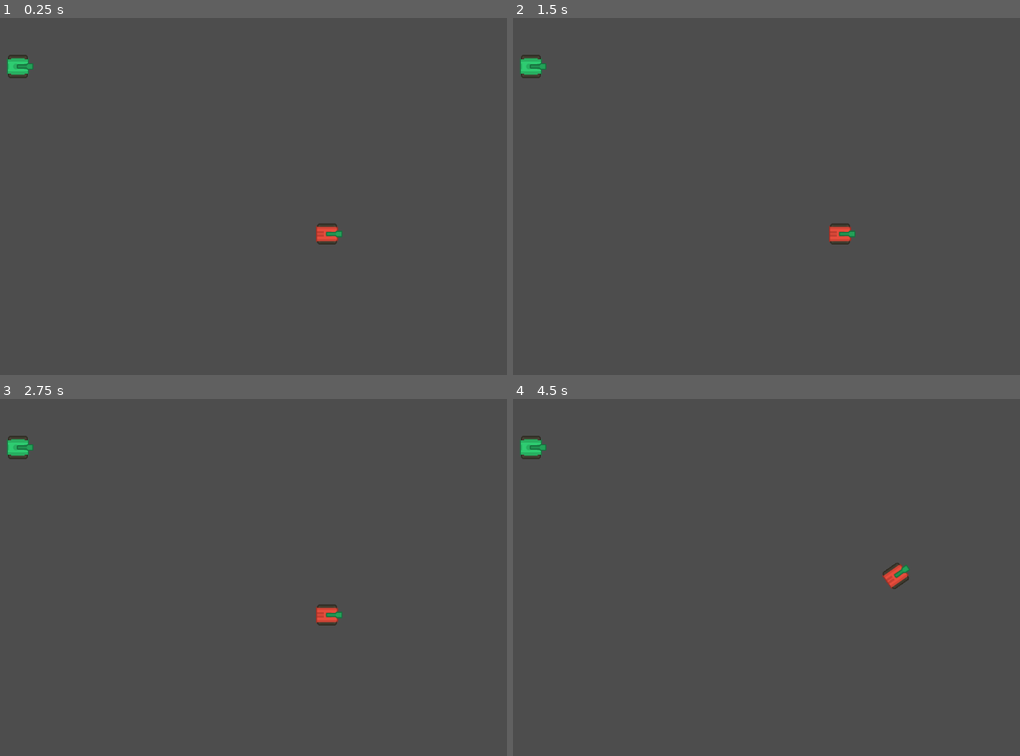
Above: before the commit, frames 1-4 (two rows, left to right).
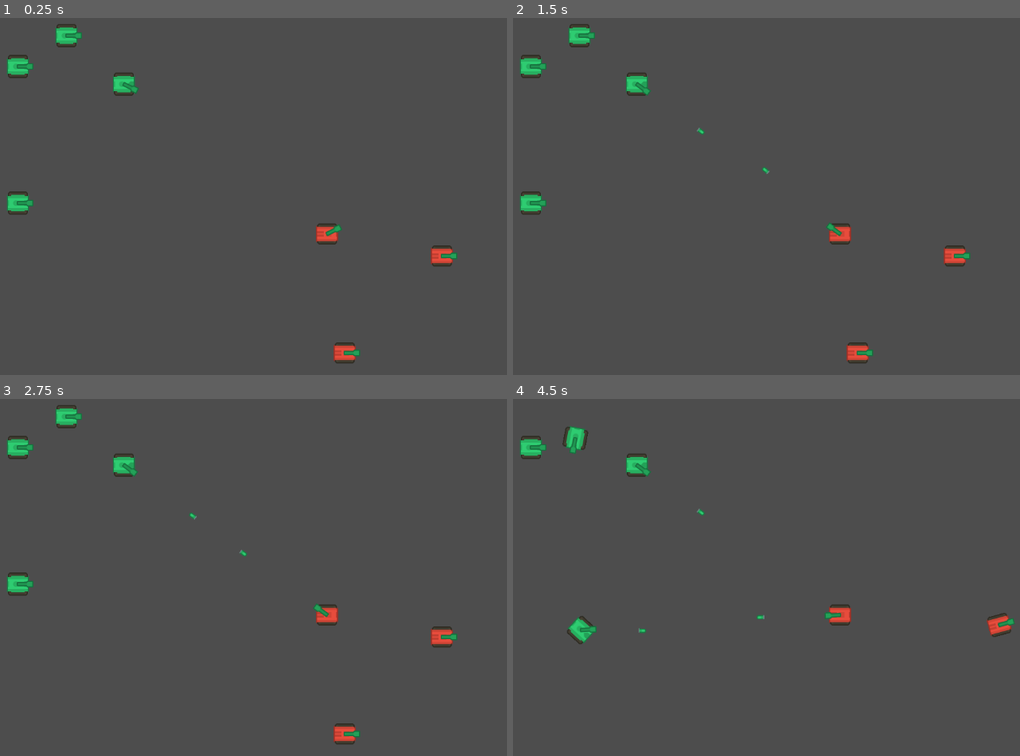
Above: after the commit, the same moments.

Repository: BrianMosbeux/Steel_Storm
Game: Godot game, scene res://scenes/main.tscn
Same seed, same stepped clock (60 frames per second), same inputs: the game is played once before the commit and once after it.
Inputs:
- Up to frame 1 (0.25 s): no input
- Up to frame 2 (1.5 s): tap Enter at 0.5 s
- Up to frame 3 (2.75 s): tap Space at 2 s
- Up to frame 4 (4.5 s): tap Enter at 2.75 s

The runs differ from the first frame. In frame 1, 1.4% of the frame differs, in the area x 1-91%, y 1-97%; in frame 2, 1.5%; in frame 3, 1.5%; in frame 4, 1.7%, in the area x 9-100%, y 7-69%.

Commit message:
Create and test ally scene
copy enemy scene, swith team, populate main scene with allies and enemies

Diff:
--- /dev/null
+++ b/scenes/ally.tscn
@@ -0,0 +1,46 @@
+[gd_scene load_steps=9 format=3 uid="uid://c70mhmkbqph6e"]
+
+[ext_resource type="Script" path="res://scripts/enemy.gd" id="1_ippy1"]
+[ext_resource type="Texture2D" uid="uid://dn5iiv23s65w8" path="res://assets/sprites/green_tank/tankBody_green_outline.png" id="2_3bmt2"]
+[ext_resource type="PackedScene" uid="uid://b8bndbs0iyr2s" path="res://scenes/weapon.tscn" id="3_xuioy"]
+[ext_resource type="PackedScene" uid="uid://bgq8mwc07yl6s" path="res://scenes/health.tscn" id="4_04kth"]
+[ext_resource type="Script" path="res://scripts/ai.gd" id="5_pshsx"]
+[ext_resource type="PackedScene" uid="uid://hcjwhwueve55" path="res://scenes/team.tscn" id="6_yqtis"]
+
+[sub_resource type="RectangleShape2D" id="RectangleShape2D_ynfwj"]
+size = Vector2(40, 42)
+
+[sub_resource type="CircleShape2D" id="CircleShape2D_dyuqg"]
+radius = 450.0
+
+[node name="Ally" type="CharacterBody2D" groups=["enemies"]]
+script = ExtResource("1_ippy1")
+
+[node name="TankBodySprite" type="Sprite2D" parent="."]
+rotation = -1.5708
+texture = ExtResource("2_3bmt2")
+
+[node name="CollisionShape2D" type="CollisionShape2D" parent="."]
+shape = SubResource("RectangleShape2D_ynfwj")
+
+[node name="Weapon" parent="." instance=ExtResource("3_xuioy")]
+
+[node name="Health" parent="." instance=ExtResource("4_04kth")]
+
+[node name="AI" type="Node2D" parent="."]
+script = ExtResource("5_pshsx")
+
+[node name="DetectionZone" type="Area2D" parent="AI"]
+
+[node name="DetectionShape" type="CollisionShape2D" parent="AI/DetectionZone"]
+shape = SubResource("CircleShape2D_dyuqg")
+
+[node name="PatrolTimer" type="Timer" parent="AI"]
+wait_time = 3.0
+one_shot = true
+
+[node name="Team" parent="." instance=ExtResource("6_yqtis")]
+
+[connection signal="body_entered" from="AI/DetectionZone" to="AI" method="_on_detection_zone_body_entered"]
+[connection signal="body_exited" from="AI/DetectionZone" to="AI" method="_on_detection_zone_body_exited"]
+[connection signal="timeout" from="AI/PatrolTimer" to="AI" method="_on_patrol_timer_timeout"]
--- a/scenes/main.tscn
+++ b/scenes/main.tscn
@@ -1,9 +1,10 @@
-[gd_scene load_steps=5 format=3 uid="uid://8k3dveuwrcqv"]
+[gd_scene load_steps=6 format=3 uid="uid://8k3dveuwrcqv"]
 
 [ext_resource type="PackedScene" uid="uid://ccbtfuru36i8s" path="res://scenes/player.tscn" id="1_2efj0"]
 [ext_resource type="Script" path="res://scripts/main.gd" id="1_qjmy5"]
 [ext_resource type="Script" path="res://scripts/bullet_manager.gd" id="2_5x1xw"]
 [ext_resource type="PackedScene" uid="uid://e417i38tw8xv" path="res://scenes/enemy.tscn" id="3_eeaeo"]
+[ext_resource type="PackedScene" uid="uid://c70mhmkbqph6e" path="res://scenes/ally.tscn" id="4_4wfy7"]
 
 [node name="Main" type="Node2D"]
 script = ExtResource("1_qjmy5")
@@ -14,5 +15,20 @@
 [node name="Enemy" parent="." instance=ExtResource("3_eeaeo")]
 position = Vector2(640, 392)
 
+[node name="Enemy2" parent="." instance=ExtResource("3_eeaeo")]
+position = Vector2(672, 608)
+
+[node name="Enemy3" parent="." instance=ExtResource("3_eeaeo")]
+position = Vector2(848, 432)
+
+[node name="Ally" parent="." instance=ExtResource("4_4wfy7")]
+position = Vector2(80, 336)
+
+[node name="Ally2" parent="." instance=ExtResource("4_4wfy7")]
+position = Vector2(168, 32)
+
+[node name="Ally3" parent="." instance=ExtResource("4_4wfy7")]
+position = Vector2(272, 120)
+
 [node name="BulletManager" type="Node2D" parent="."]
 script = ExtResource("2_5x1xw")
--- a/scripts/enemy.gd
+++ b/scripts/enemy.gd
@@ -1,5 +1,5 @@
 extends CharacterBody2D
-class_name Enemy
+class_name Ally
 
 
 @onready var health = $Health
